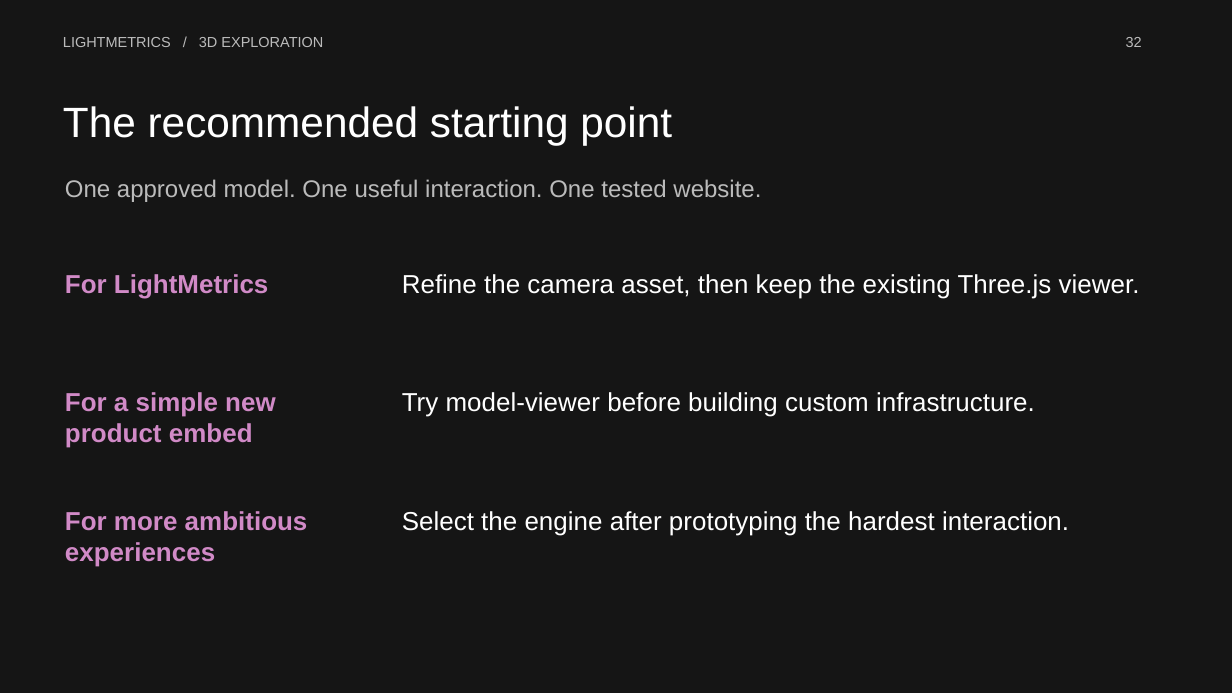
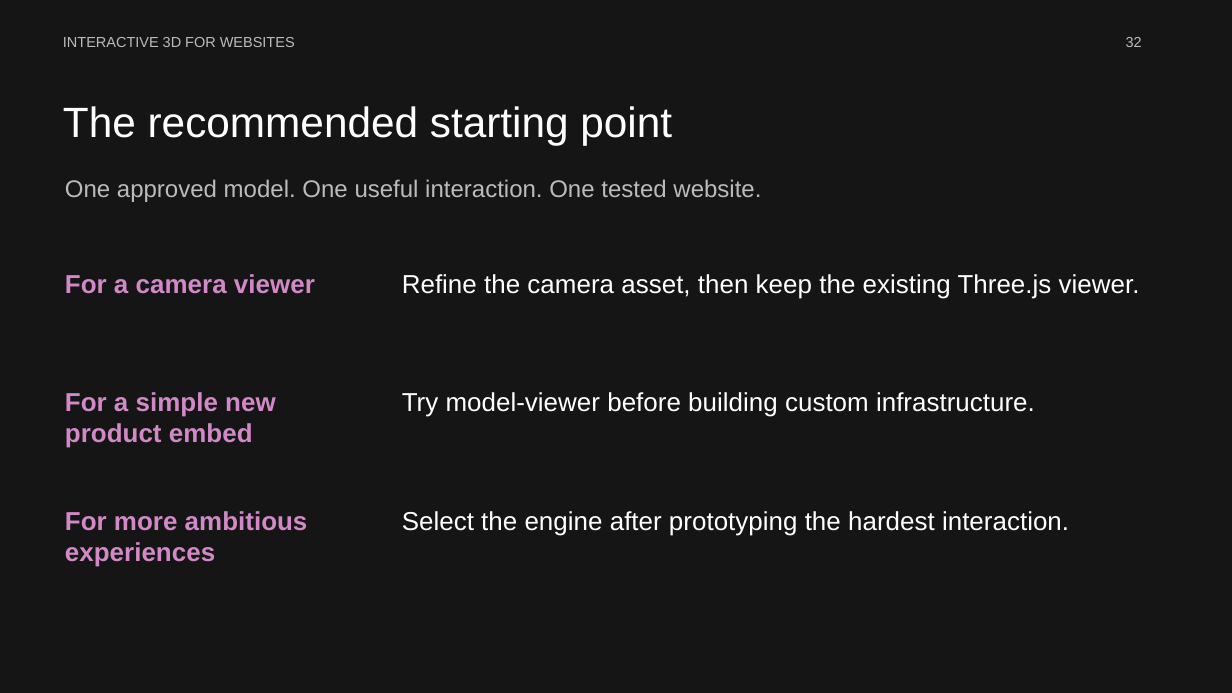
Before and after one commit to Naveen100102/lightmetrics-3d-viewer, a slide deck: slide 32 of public/presentation/Interactive-3D-for-Websites.pptx. Drawn at 1232x693 pixels with LibreOffice and Linux fonts; fonts in the diff are those of the drawing. Boxes give left, top, right and bottom in pixels: in the first picture for what was removed or moved away, otherwise in the second. Text is boxed around its words. In the diff, an @@ line names an element or a change of style, - is before the commit and + after.

```diff
--- a/public/presentation/Interactive-3D-for-Websites.pptx
+++ b/public/presentation/Interactive-3D-for-Websites.pptx
@@ text at bbox=[63, 37, 295, 47]: text changed @@
-LIGHTMETRICS / 3D EXPLORATION
+INTERACTIVE 3D FOR WEBSITES
@@ text at bbox=[65, 274, 315, 294]: text changed @@
-For LightMetrics
+For a camera viewer
```
Also in this commit, not shown: 31 other slides changed, 34 other files.
